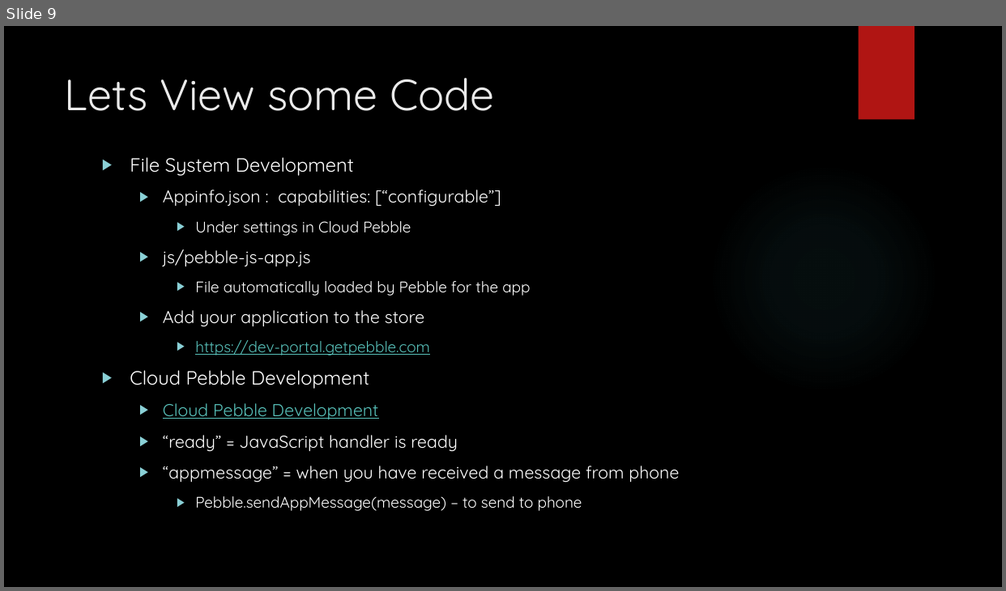
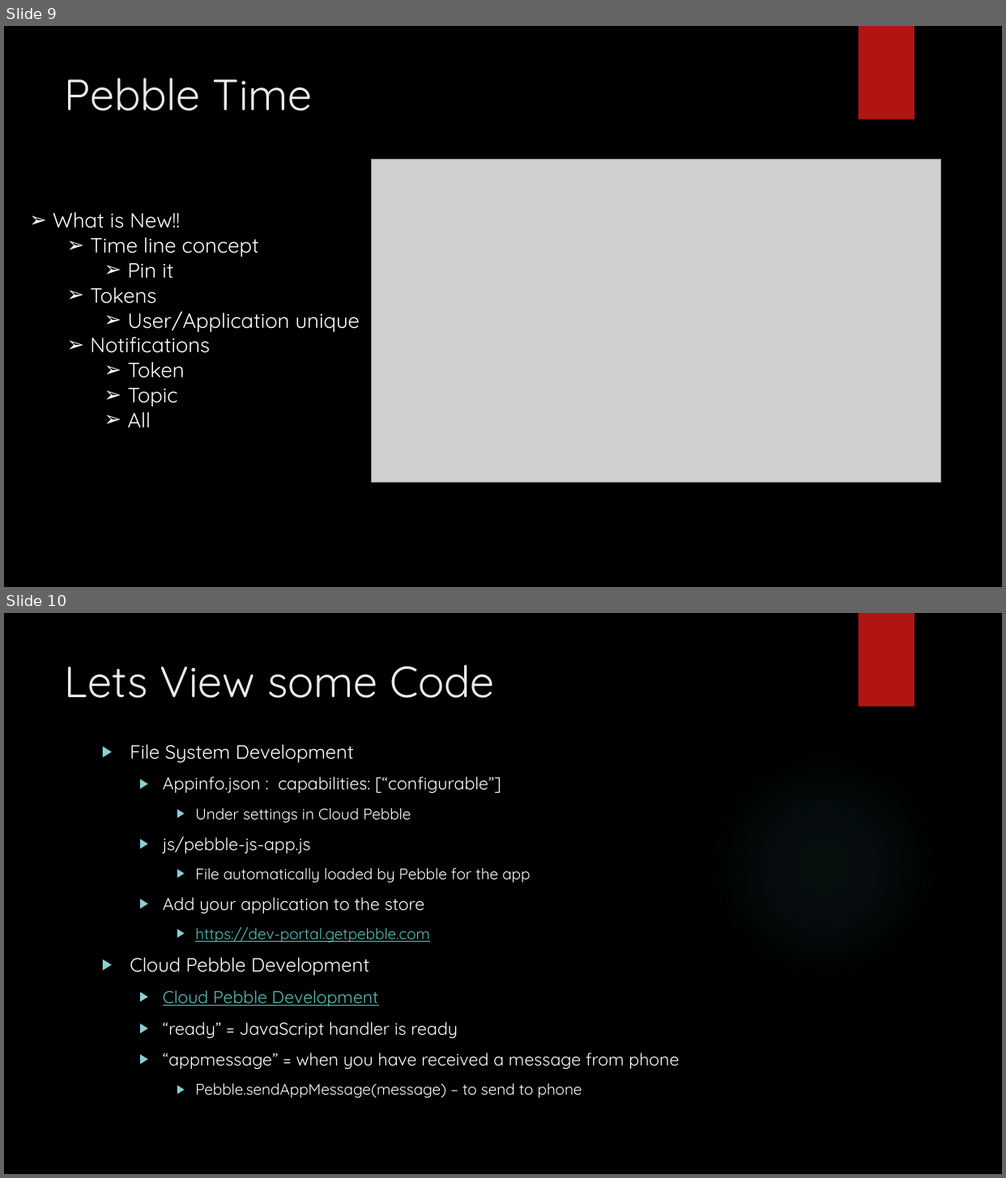
Before and after one commit to ophedian/pebble, a slide deck: slides/Pebble JS Dev.pptx. Shown one above the other, each under a label of ours: slide 9 before the commit, slides 9 and 10 after it. The pictures are 1006x591 and 1006x1178 pixels, drawn with LibreOffice and Linux fonts; fonts in the diff are those of the drawing; grey boxes stand for pictures; background and template pictures are left out. Boxes give left, top, right and bottom in pixels: in the first picture for what was removed or moved away, otherwise in the second. Text is boxed around its words. In the diff, an @@ line names an element or a change of style, - is before the commit and + after.

Commit message:
Updating slides to include Pebble Time

```diff
--- a/slides/Pebble JS Dev.pptx
+++ b/slides/Pebble JS Dev.pptx
@@ slide 9 added at [4, 26, 1002, 587], background picture (left out); not listed: 1 template element that a slide beside it also shows @@
@@ title added at [65, 78, 313, 111], 42 pt, text #EBEBEB @@
+Pebble Time
@@ picture added at [372, 160, 940, 483] @@
@@ text added at [53, 212, 360, 428], 20 pt, text #FFFFFF @@
+➢ What is New!!
+  ➢ Time line concept
+    ➢ Pin it
+  ➢ Tokens
+    ➢ User/Application unique
+  ➢ Notifications
+    ➢ Token
+    ➢ Topic
+    ➢ All
@@ what was slide 9 is now slide 10 @@
```
